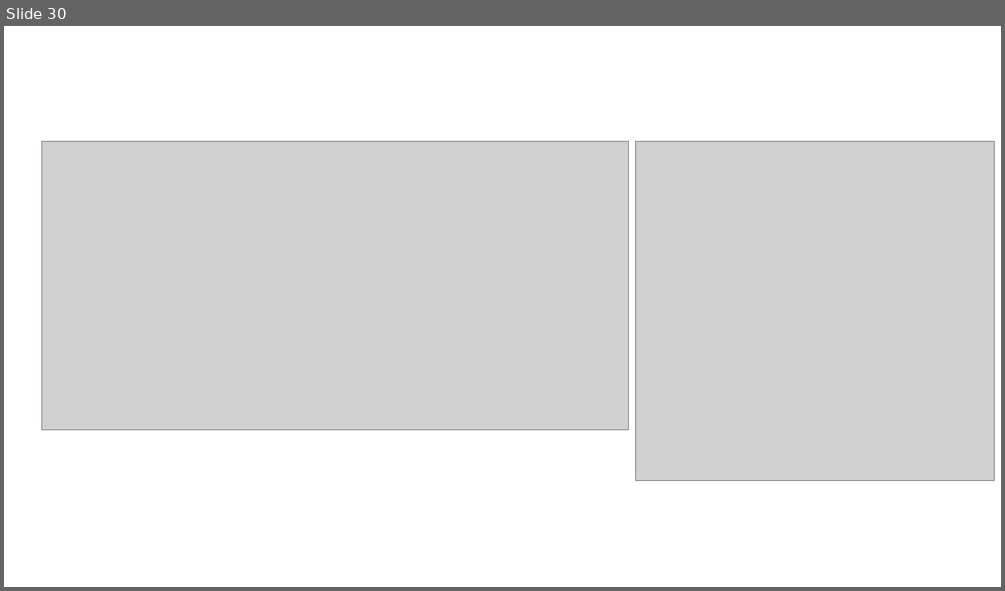
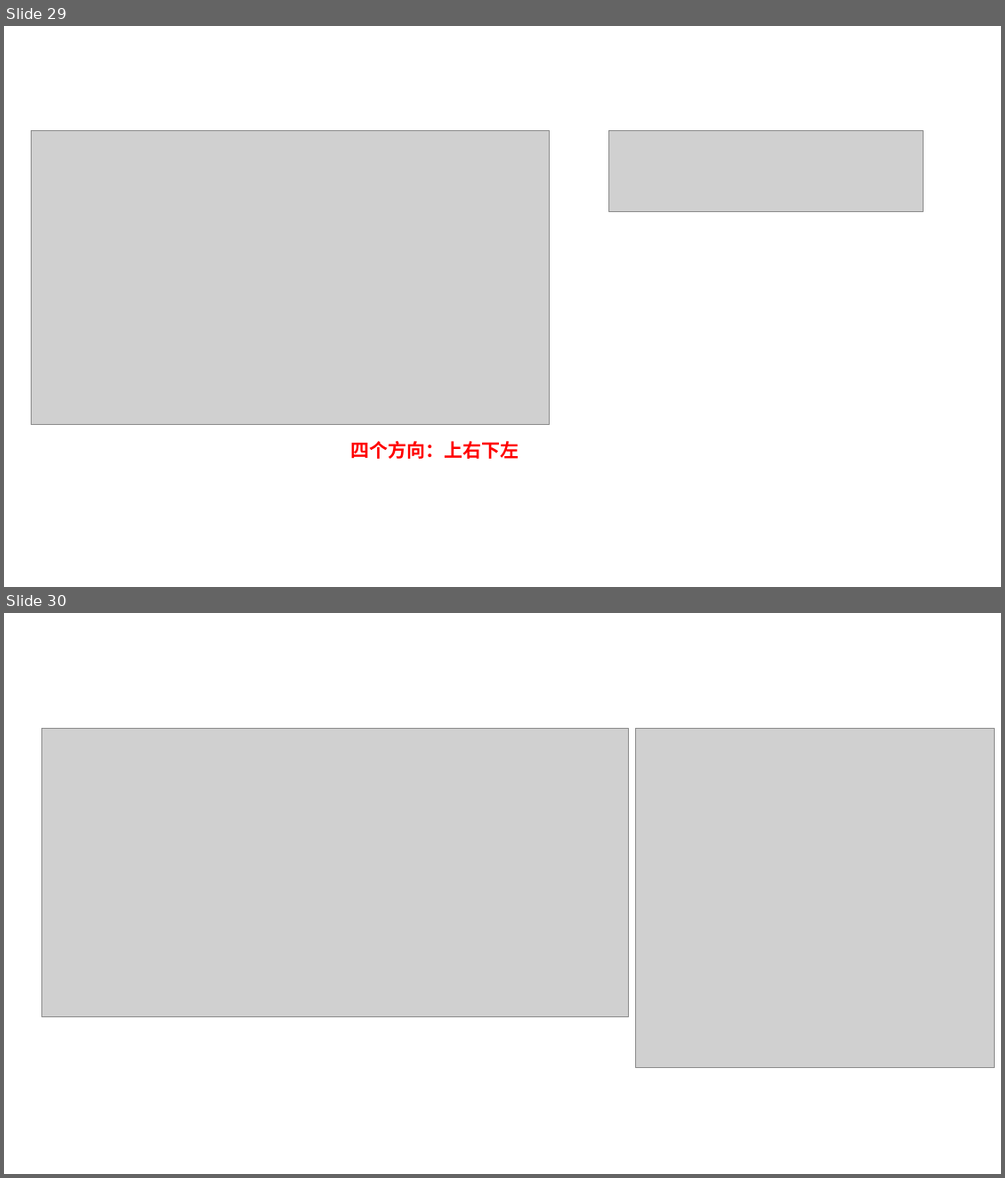
Before and after one commit to linkknown/PPT, a slide deck: 前端PPT/html 简介.pptx. Shown one above the other, each under a label of ours: slide 30 before the commit, slides 29 and 30 after it. The pictures are 1005x591 and 1005x1178 pixels, drawn with LibreOffice and Linux fonts; fonts in the diff are those of the drawing; grey boxes stand for pictures; background and template pictures are left out. Boxes give left, top, right and bottom in pixels: in the first picture for what was removed or moved away, otherwise in the second. Text is boxed around its words. In the diff, an @@ line names an element or a change of style, - is before the commit and + after.

```diff
--- a/前端PPT/html 简介.pptx
+++ b/前端PPT/html 简介.pptx
@@ slide 29 added at bbox=[4, 26, 1001, 587], background picture (left out) @@
@@ picture added at bbox=[31, 131, 550, 425] @@
@@ picture added at bbox=[609, 131, 923, 212] @@
@@ text added at bbox=[350, 441, 518, 459], 18 pt, text #FF0000, bold @@
+四个方向：上右下左
```
Also in this commit, not shown: 9 slides changed, 1 slide removed.
